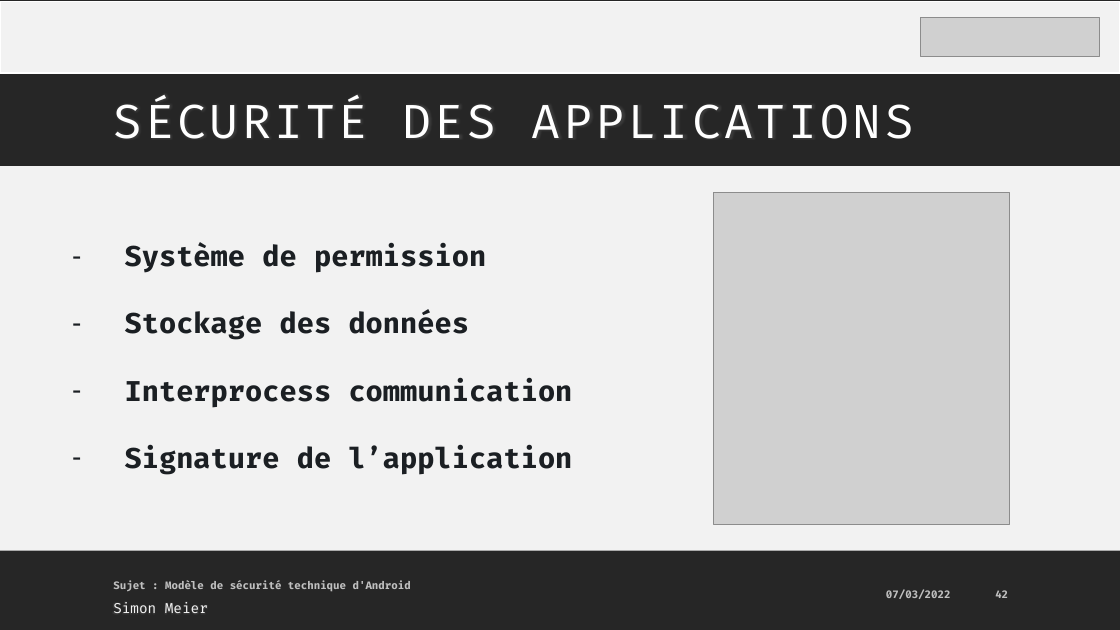
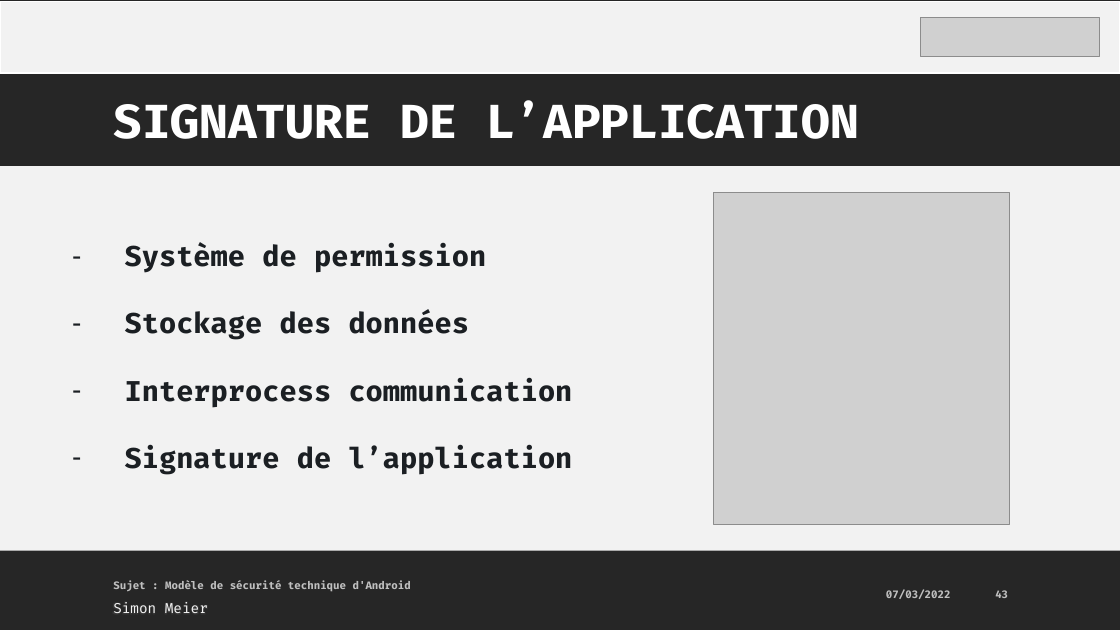
Before and after one commit to MrAresInFlesh/HeArcSecurityWorkspace, a slide deck: slide 43 of presentation/Presentation_ModeleSecuriteAndroid.pptx (slide 42 before the commit). Drawn at 1120x630 pixels with LibreOffice and Linux fonts; fonts in the diff are those of the drawing; grey boxes stand for pictures. Boxes give left, top, right and bottom in pixels: in the first picture for what was removed or moved away, otherwise in the second. Text is boxed around its words. In the diff, an @@ line names an element or a change of style, - is before the commit and + after.

```diff
--- a/presentation/Presentation_ModeleSecuriteAndroid.pptx
+++ b/presentation/Presentation_ModeleSecuriteAndroid.pptx
@@ text at bbox=[113, 100, 859, 139]: text changed; text colour gradient #FFFFFF to #A6A6A6 to #FFFFFF; bold on @@
-SÉCURITÉ DES APPLICATIONS
+SIGNATURE DE L’APPLICATION
```
Also in this commit, not shown: 5 other slides changed, 1 slide added, 1 other file.
